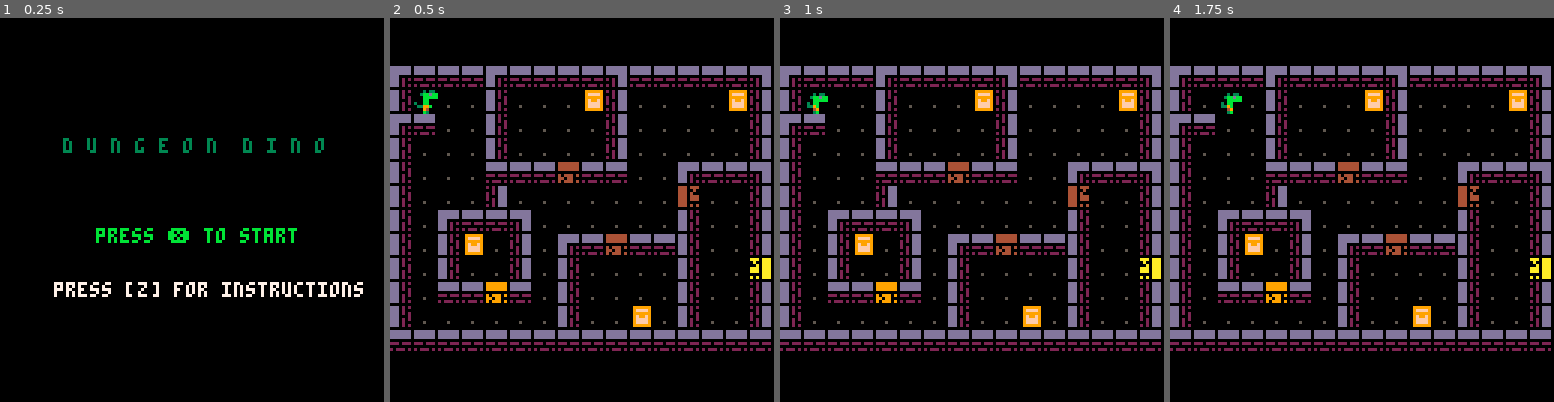
Above: before the commit, frames 1-4 (left to right).
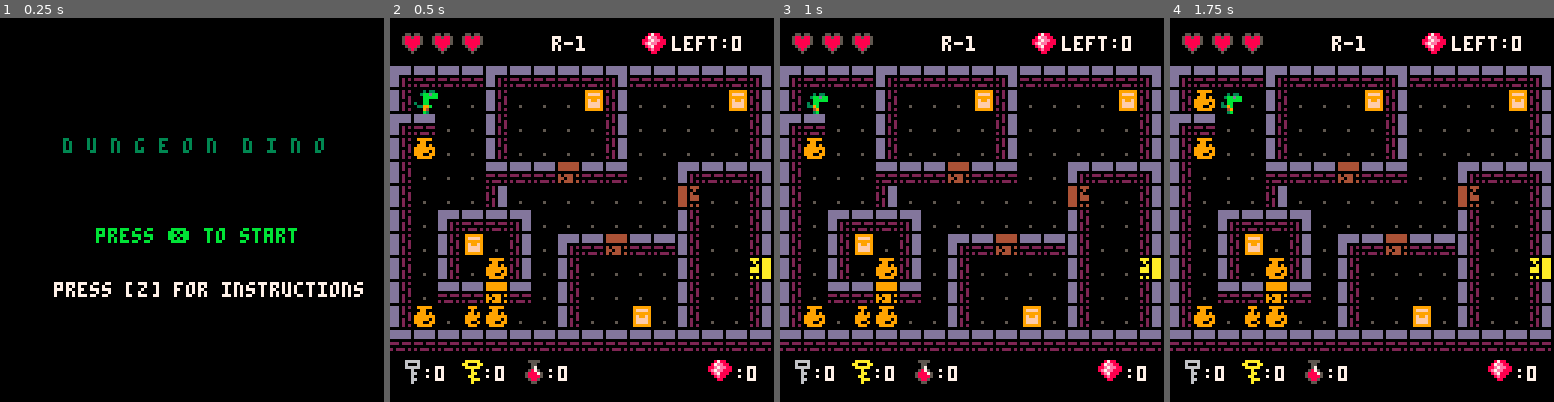
Above: after the commit, the same moments.

Repository: robotspacefish/dungeon_dino
Game: PICO-8 cartridge dungeon_dino.p8
The game is run twice, just before and just after one commit, with the same random seed, the same clock (stepped at 60 frames per second) and the same inputs.
Inputs:
- Up to frame 1 (0.25 s): no input
- Up to frame 2 (0.5 s): tap X (X key) at 0.33 s
- Up to frame 3 (1 s): tap O (Z key) at 0.7 s
- Up to frame 4 (1.75 s): tap X (X key) at 1.07 s; hold Right from 1.6 s (still down); tap O (Z key) at 1.7 s

Frame 1 is identical in both runs. In frame 2, 3.3% of the frame differs, in the area x 3-96%, y 3-96%; in frame 3, 3.3%; in frame 4, 3.5%.

Commit message:
put vase functions back
temporarily removed for debugging

Diff:
--- a/dungeon_dino.p8
+++ b/dungeon_dino.p8
@@ -87,7 +87,7 @@
 		for obj in all(game_objects) do
 			obj:draw()
 		end
-		-- ui()
+		ui()
 		-- print(current_room.number,0,0,8)
 end
 
@@ -404,14 +404,113 @@
 function setup_room(room)
 	-- current_room=copy_table(room)
 	current_room=create_current_room(room)
-	-- current_room_map=get_map_layout()
-	-- place_vases_in_room(current_room_map)
-	-- vases=init_vases_for_items(current_room_map) -- find how many vases are in the room
-	-- place_room_items()
-	-- current_room.min_gems_needed=flr(current_room.gems/2)
-end
-
---todo replace vase functions
+	current_room_map=get_map_layout()
+	place_vases_in_room(current_room_map)
+	vases=init_vases_for_items(current_room_map) -- find how many vases are in the room
+	place_room_items()
+	current_room.min_gems_needed=flr(current_room.gems/2)
+end
+
+--===== vase functions ====================================
+function place_room_items()
+	local b=current_room.max_bombs --# of bombs hidden in each room
+	local h=current_room.max_health --# of health hidden
+	local v
+	for v in all(vases) do
+		local random=flr(rnd(4))
+		if random==0 then --place bomb
+			if b>0 then
+				v.bomb=true
+				b-=1
+				-- mset(v.x,v.y,bomb_spr[1])
+			else
+				--place gem instead
+				v.gem=true
+				current_room.gems+=1
+				-- mset(v.x,v.y,gem_spr[1])
+			end
+		elseif random==1 then --place health
+			if h>0 then
+				v.health=true
+				h-=1
+				mset(v.x,v.y,heal_spr)
+			else
+				v.gem=true
+				current_room.gems+=1
+			end
+		elseif random==2 then
+			v.gem=true
+			current_room.gems+=1
+			-- mset(v.x,v.y,gem_spr[1])
+		end
+	end
+end
+
+function init_vases_for_items(room)
+	local vase={}
+	local t
+	for t in all(room) do
+		if t.spr==sm_vase_spr[1] or t.spr==lg_vase_spr[1] then
+			local v={}
+			v.x=t.x
+			v.y=t.y
+			v.spr=t.spr
+			v.bomb=false
+			v.health=false
+			v.gem=false
+			v.item=""
+			add(vase,v)
+		end
+	end
+	return vase
+end
+
+function check_vase_item(x,y)
+	local v
+	for v in all(vases) do
+		if v.x==x and v.y==y then
+			if v.bomb then
+				--todo sfx
+				if player.health>0 then
+					player.health-=1
+				end
+				if player.health==0 then mode="game_over" end
+			elseif v.health then
+				if player.health<3 then
+					sfx(8)
+					player.health+=1
+				else
+					sfx(10)
+					player.heal+=1
+				end
+			elseif v.gem then
+				sfx(3)
+				player.gems+=1
+				current_room.gems-=1
+				current_room.gems_collected+=1
+				if current_room.gems<0 then current_room.gems=0 end
+			end
+		end
+	end
+end
+
+function place_vases_in_room(room)
+	local total_vases=flr(rnd(1))+6
+	local vase_types={lg_vase_spr[1],sm_vase_spr[1]}
+	--todo init vases in here
+	local tile
+	for tile in all(room) do
+		if tile.spr==192 or tile.spr==208 then
+			local r=flr(rnd(5)) --if 0, place a vase, otherwise don't
+			if r==0 then
+				tile.spr=vase_types[flr(rnd(2))+1]
+				mset(tile.x,tile.y,tile.spr)
+				total_vases-=1 --todo
+			end
+		end
+		if total_vases==0 then break end --todo
+	end
+end
 
 function game_over()
 	cls()
